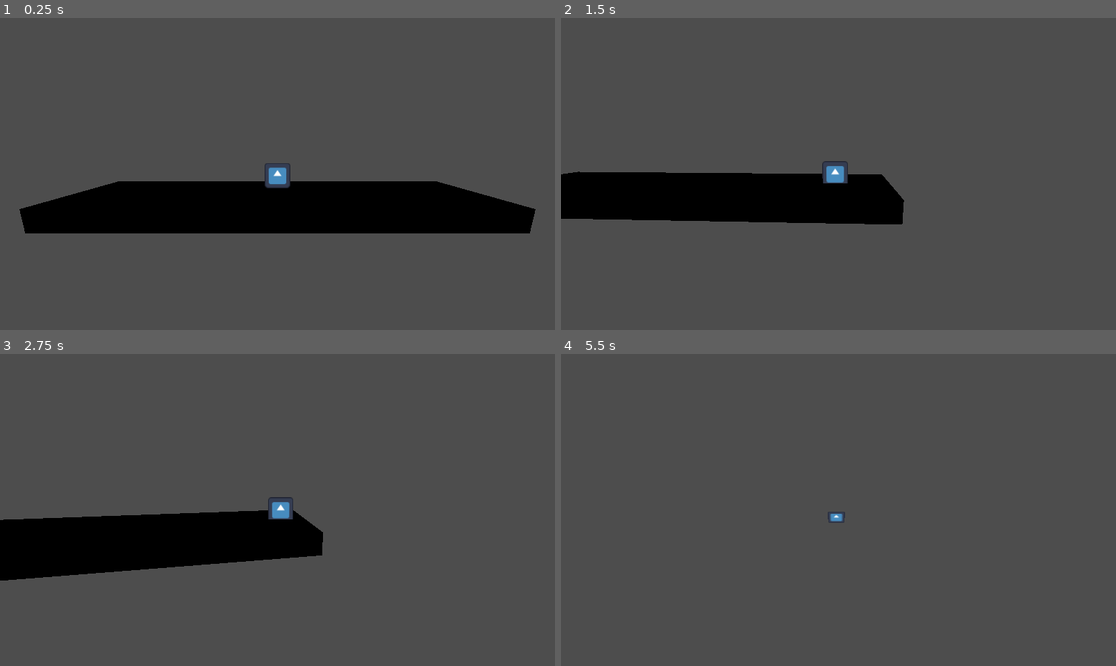
Above: before the commit, frames 1-4 (two rows, left to right).
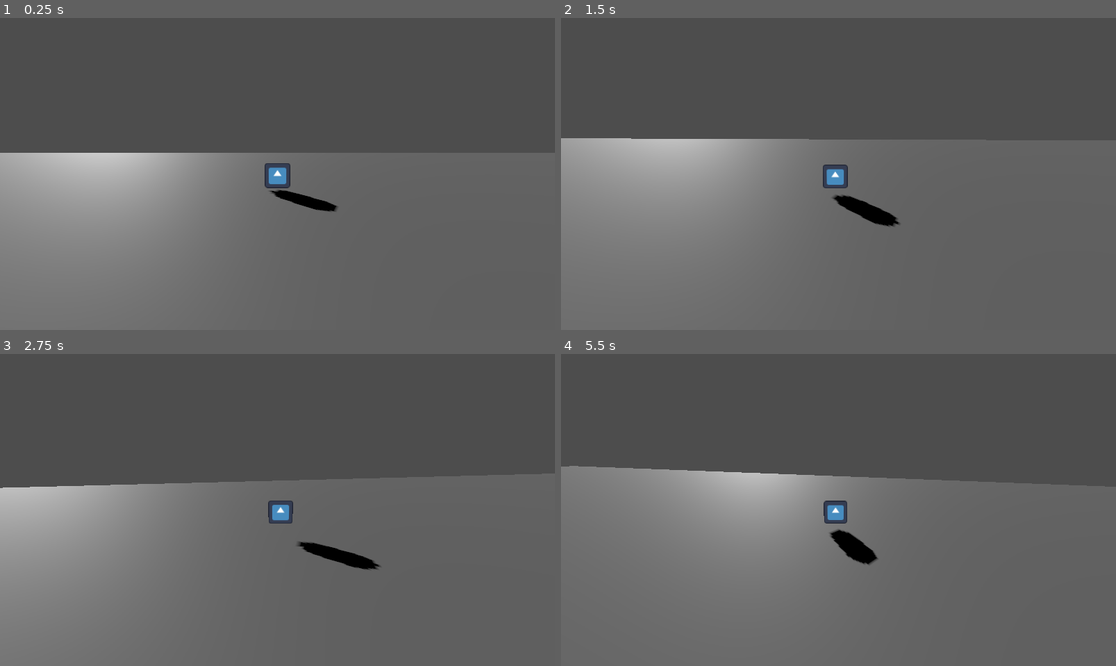
Above: after the commit, the same moments.

Repository: CahyoAditya/Task-and-Slash
Game: Godot game, scene res://Scenes/World.tscn
The game is run twice, just before and just after one commit, with the same random seed, the same clock (stepped at 60 frames per second) and the same inputs. This scene is started directly instead of the project's main scene. The engine's default icon, where the game draws it, is replaced by a stand-in: a white triangle on a blue panel in a dark square.
Inputs:
- Up to frame 1 (0.25 s): no input
- Up to frame 2 (1.5 s): tap Enter (ui_accept) at 0.5, 1.35 s; hold Right (ui_right) 0.53-1.28 s; hold Enter (ui_accept) 0.53-1.28 s; tap Shift (sprint) at 0.6 s; hold Left (ui_left) from 1.28 s (still down)
- Up to frame 3 (2.75 s): tap Enter (ui_accept) at 1.52, 1.82 s; tap Shift (sprint) at 1.55, 2.1 s; release Left (ui_left) at 2.03 s; hold Right (ui_right) from 2.03 s (still down); hold Enter (ui_accept) from 2.03 s (still down)
- Up to frame 4 (5.5 s): release Enter (ui_accept) at 2.78 s; tap Shift (sprint) at 2.85, 4.35, 5.1 s; tap Enter (ui_accept) at 3.02, 3.32, 4.52, 4.82 s; release Right (ui_right) at 3.53 s; hold Enter (ui_accept) 3.53-4.28 s; hold Left (ui_left) from 3.53 s (still down); hold Enter (ui_accept) from 5.03 s (still down)

The runs differ from the first frame. In frame 1, 36% of the frame differs, in the area x 0-97%, y 43-100%; in frame 2, 33%; in frame 3, 28%; in frame 4, 39%, in the area x 0-81%, y 35-100%.

Commit message:
feat: enable jump mechanic and adjust shadow rendering
- Uncomment jump logic in physics process to allow player jumping
- Tweak shadow settings to enhance visual depth in the 2.5D environment

Diff:
--- a/Scenes/World.tscn
+++ b/Scenes/World.tscn
@@ -9,7 +9,7 @@
 
 [node name="Floor" type="CSGBox3D" parent="."]
 use_collision = true
-size = Vector3(20, 1, 5)
+size = Vector3(200, 1, 50)
 
 [node name="Camera3D" type="Camera3D" parent="."]
 transform = Transform3D(1, 0, 0, 0, 1, 0, 0, 0, 1, 0, 2, 10)
@@ -20,3 +20,7 @@
 transform = Transform3D(1, 0, 0, 0, 1, 0, 0, 0, 1, 0, 2, 0)
 
 [node name="PhaseTimer" type="Timer" parent="."]
+
+[node name="DirectionalLight3D" type="DirectionalLight3D" parent="."]
+transform = Transform3D(0.702414, -0.3846306, -0.59889394, -0.1666785, -0.90690756, 0.3869586, -0.6919775, -0.17198235, -0.7011341, 0, 0, 0)
+shadow_enabled = true
--- a/Scenes/player.tscn
+++ b/Scenes/player.tscn
@@ -1,14 +1,17 @@
-[gd_scene load_steps=4 format=3 uid="uid://dovwvergifxi0"]
+[gd_scene load_steps=5 format=3 uid="uid://dovwvergifxi0"]
 
 [ext_resource type="Script" uid="uid://dmabl7yrunakk" path="res://Scripts/player.gd" id="1_cvnsp"]
 [ext_resource type="Texture2D" uid="uid://cnyfo0w7th54d" path="res://icon.svg" id="2_6t5aa"]
 
 [sub_resource type="BoxShape3D" id="BoxShape3D_v0iea"]
 
+[sub_resource type="CapsuleMesh" id="CapsuleMesh_cvnsp"]
+
 [node name="Player" type="CharacterBody3D"]
 script = ExtResource("1_cvnsp")
 
 [node name="Sprite3D" type="Sprite3D" parent="."]
+cast_shadow = 2
 billboard = 2
 texture = ExtResource("2_6t5aa")
 
@@ -19,4 +22,7 @@
 wait_time = 0.5
 one_shot = true
 
-[connection signal="timeout" from="RunTimer" to="." method="_on_run_timer_timeout"]
+[node name="MeshInstance3D" type="MeshInstance3D" parent="."]
+transform = Transform3D(1.2, 0, 0, 0, 0.6425831, 0, 0, 0, 1.2, 0, 0, 0)
+cast_shadow = 3
+mesh = SubResource("CapsuleMesh_cvnsp")
--- a/Scripts/player.gd
+++ b/Scripts/player.gd
@@ -7,7 +7,7 @@
 }
 
 @export var speed: float = 6.0
-#@export var jump_velocity: float = 5.0
+@export var jump_velocity: float = 10.0
 @export var transition: float = 0.5
 
 # Gravity default of godot
@@ -31,7 +31,7 @@
 			speed = 6.0
 		GameState.DASH:
 			print("DASH")
-			speed = 30.0
+			speed = 20.0
 		GameState.RUN:
 			print("RUN")
 			speed = 10.0
@@ -39,13 +39,13 @@
 
 func _physics_process(delta: float) -> void:
 	## If you want jump mechanics
-	#if Input.is_action_just_pressed("ui_accept") and is_on_floor():
-		#velocity.y = jump_velocity
+	if Input.is_action_just_pressed("ui_accept") and is_on_floor():
+		velocity.y = jump_velocity
 
 	# Dash & Run state
 	if Input.is_action_just_pressed("sprint"):
 		change_state(GameState.DASH)
-		await get_tree().create_timer(0.1).timeout
+		await get_tree().create_timer(transition/1.5).timeout
 		change_state(GameState.RUN)
 
 	if not is_on_floor():
--- a/project.godot
+++ b/project.godot
@@ -57,5 +57,4 @@
 
 [rendering]
 
-renderer/rendering_method="gl_compatibility"
-renderer/rendering_method.mobile="gl_compatibility"
+renderer/rendering_method="mobile"
